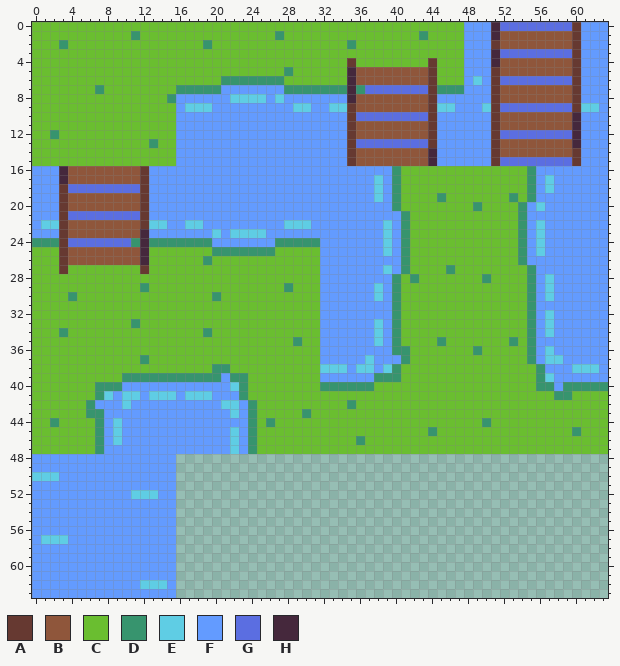
Pixel-art sprite, stored at Assets/art/tileset/GameJamPallate2.png. This is how it looked before the edit.
The file is 64x64 pixels.
Palette (. is transparent): A #663931  B #8f563b  C #6abe30  D #37946e  E #5fcde4  F #639bff  G #5b6ee1  H #45283c
Now the later version:
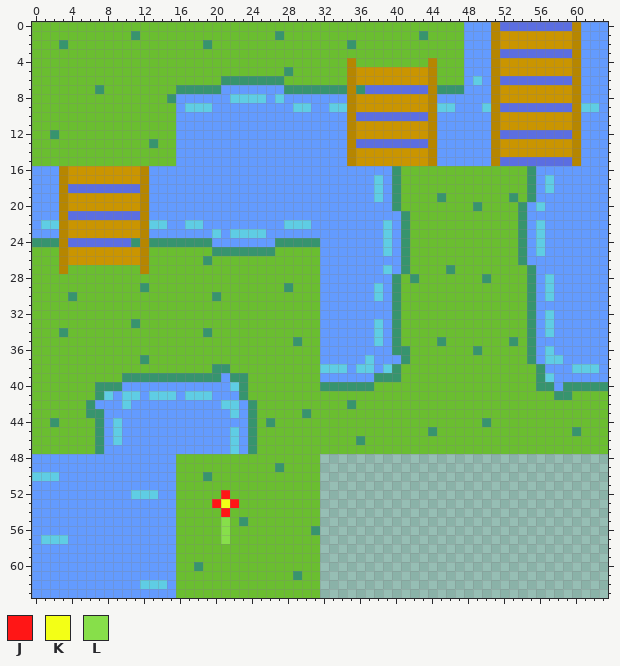
Colours new in this view: J #ff1616  K #f3ff16  L #87df4a
The edit:
Colour A changes from #663931 to #b68600.
Colour B changes from #8f563b to #ca9500.
Colour H becomes colour A in rows 0 to 1 at x 51; in rows 3 to 4 at x 51; in rows 5 to 8 at x 35; in rows 10 to 13 at x 60; in rows 14 to 15 at x 44; in rows 16 to 17 at x 3.
Colour H becomes colour A in rows 23 to 26 at x 12.
The author put colour C in row 48 at x 16 to 31; in row 49 at x 16 to 26 and 28 to 31; in row 50 at x 16 to 18 and 20 to 31; in row 51 at x 16 to 31; in row 52 at x 16 to 20 and 22 to 31; in row 53 at x 16 to 19 and 23 to 31.
The author put colour C in row 54 at x 16 to 20 and 22 to 31; in row 55 at x 16 to 20, 22 and 24 to 31; in row 56 at x 16 to 20 and 22 to 30; in row 57 at x 16 to 20 and 22 to 31; in rows 58 to 59 at x 16 to 31; in row 60 at x 16 to 17 and 19 to 31.
The author put colour C in row 61 at x 16 to 28 and 30 to 31; in rows 62 to 63 at x 16 to 31.
The author put colour D in row 49 at x 27; in row 50 at x 19; in row 55 at x 23; in row 56 at x 31; in row 60 at x 18; in row 61 at x 29.
The author put colour J in row 52 at x 21; in row 53 at x 20 and 22; in row 54 at x 21.
The author put colour K in row 53 at x 21.
The author put colour L in rows 55 to 57 at x 21.
